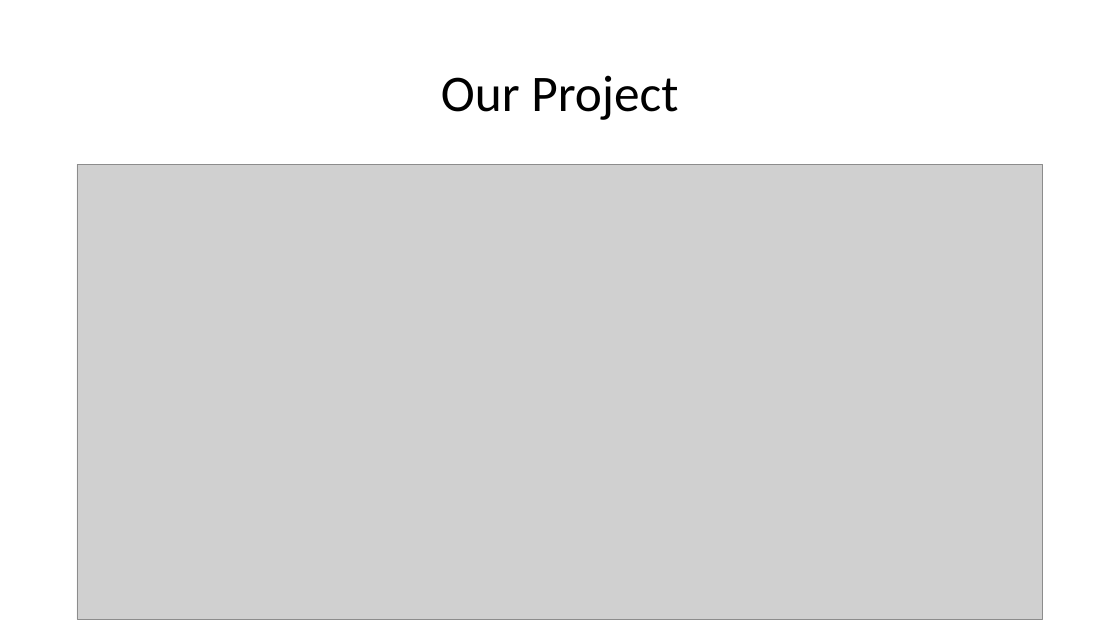
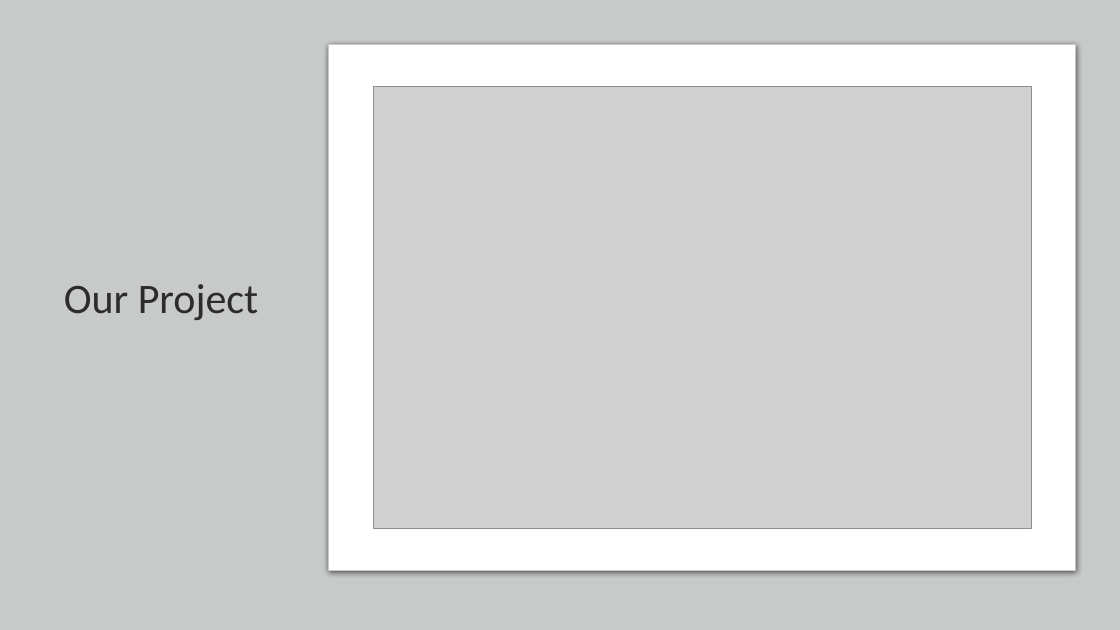
Before and after one commit to jorrtayl/Group-Project, a slide deck: slide 1 of Group Project.pptx. Drawn at 1120x630 pixels with LibreOffice and Linux fonts; fonts in the diff are those of the drawing; grey boxes stand for pictures. Boxes give left, top, right and bottom in pixels: in the first picture for what was removed or moved away, otherwise in the second. Text is boxed around its words. In the diff, an @@ line names an element or a change of style, - is before the commit and + after.

```diff
--- a/Group Project.pptx
+++ b/Group Project.pptx
@@ background #FFFFFF to #E7E6E6 @@
@@ rectangle added at (0,0,1120,630), fill #C8CACA @@
@@ title "Our Project": place and size @@
-title "Our Project" at (441,75,678,120)
+title "Our Project" at (64,284,258,320)
@@ title "Our Project" at (64,284,258,320): size 44 to 36 pt, text colour #000000 to #2C2C2C; alignment centre to left @@
@@ rounded rectangle added at (329,45,1076,571), fill #FFFFFF, outline #C8CACA 0.75 pt @@
@@ picture: place and size @@
-picture at (77,165,1044,620)
+picture at (373,87,1031,528)
```
Also in this commit, not shown: 8 other slides changed, 1 slide added.
